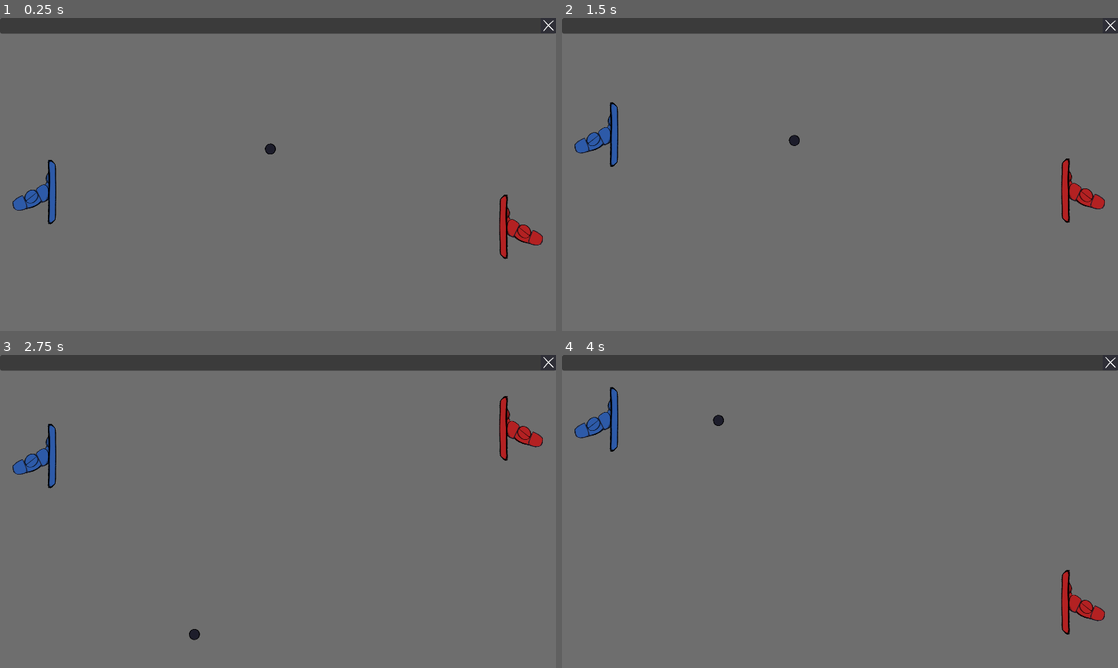
Above: before the commit, frames 1-4 (two rows, left to right).
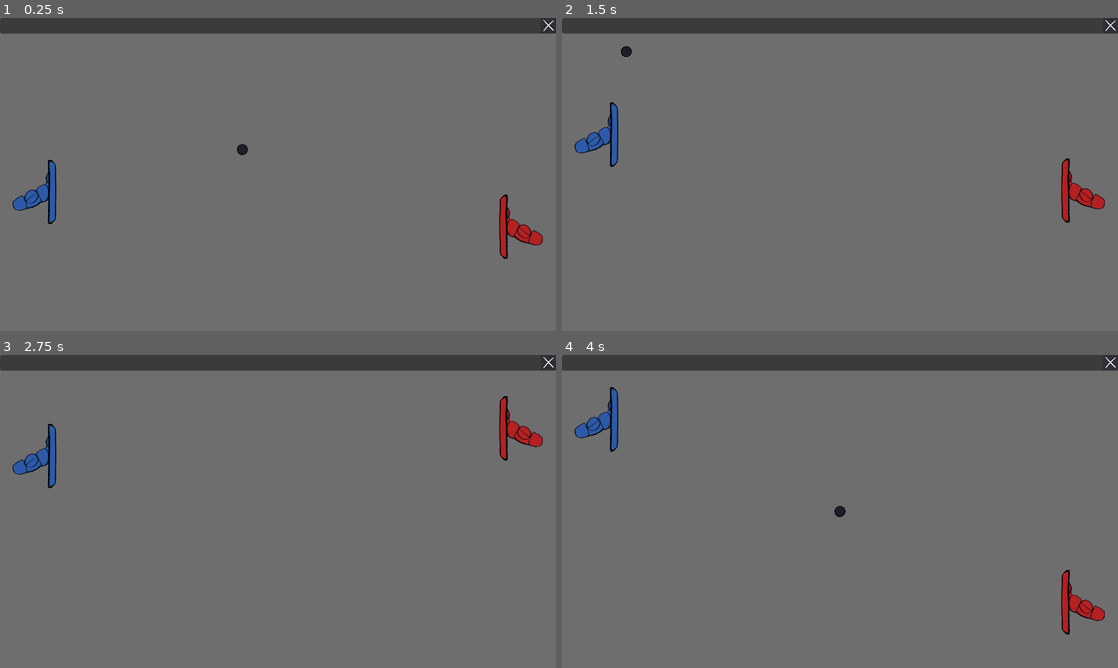
Above: after the commit, the same moments.

Repository: parrotwise/gmtk26-pong
Game: Godot game, scene res://Scenes/game_scene.tscn
The game is run twice, just before and just after one commit, with the same random seed, the same clock (stepped at 60 frames per second) and the same inputs.
Inputs:
- Up to frame 1 (0.25 s): no input
- Up to frame 2 (1.5 s): hold Up (ui_up) 0.53-1.28 s; hold Down (ui_down) from 1.28 s (still down)
- Up to frame 3 (2.75 s): release Down (ui_down) at 2.03 s; hold Up (ui_up) from 2.03 s (still down)
- Up to frame 4 (4 s): release Up (ui_up) at 3.53 s; hold Down (ui_down) from 3.53 s (still down)

The runs differ from the first frame. In frame 1, 0.1% of the frame differs, in the area x 42-50%, y 40-44%; in frame 2, 0.1%; in frame 3, less than 0.1%; in frame 4, 0.1%, in the area x 27-51%, y 19-52%.

Commit message:
Implement various Ball signals, tweak the Ball's initial direction, disable processing on the Ball on scoring and reset after a small delay

Diff:
--- a/Scenes/game_scene.gd
+++ b/Scenes/game_scene.gd
@@ -1 +1,9 @@
 class_name GameScene extends Control
+
+
+func _ready() -> void:
+	# Placeholder: Quietly reset the board so we can keep experimenting
+	GameManager.ball.score.connect(
+		func() -> void:
+			get_tree().create_timer(2).timeout.connect(GameManager.ball.reset)
+	)
--- a/Scripts/ball.gd
+++ b/Scripts/ball.gd
@@ -2,9 +2,21 @@
 extends Area2D
 
 
+signal bounce
+signal bounce_wall
+signal bounce_player
+signal bounce_opponent
+signal score
+signal score_player
+signal score_opponent
+
 @export var speed: float = 250
 @export var pct_speedup_per_bump: int = 2
 
+var position_x_min: float:
+	get: return 0
+var position_x_max: float:
+	get: return get_viewport().size.x
 var position_y_min: float:
 	get: return GameManager.ui.top_bar.size.y
 var position_y_max: float:
@@ -16,9 +28,11 @@
 
 
 func _ready() -> void:
-	direction = RandUtil.randfloat(PI, 3*PI/2)
+	body_entered.connect(_on_body_entered)
 
-	body_entered.connect(_on_body_entered)
+	GameManager.ball = self
+
+	reset()
 
 
 func _physics_process(delta: float) -> void:
@@ -30,8 +44,36 @@
 	if collision_top or collision_bottom:
 		position = Vector2(position.x, clampf(position.y, position_y_min, position_y_max))
 		direction = 2*PI - direction
+		bounce_wall.emit()
+
+	var collision_left: bool = (position.x + collider_radius) <= position_x_min
+	var collision_right: bool = (position.x - collider_radius) >= position_x_max
+
+	if collision_left:
+		set_physics_process(false)
+		score.emit()
+		score_opponent.emit()
+
+	elif collision_right:
+		set_physics_process(false)
+		score.emit()
+		score_player.emit()
 
 
-func _on_body_entered(_body: Node2D):
+func _on_body_entered(body: Node2D) -> void:
+	if body is Player:
+		bounce.emit()
+		bounce_player.emit()
+
+	elif body is Opponent:
+		bounce.emit()
+		bounce_opponent.emit()
+
 	direction = PI - direction
 	speed *= 1 + pct_speedup_per_bump / 100.0
+
+
+func reset() -> void:
+	position = get_viewport().size / 2
+	direction = RandUtil.randfloat(PI * 3/4, PI * 5/4)
+	set_physics_process(true)
--- a/Scripts/game_manager.gd
+++ b/Scripts/game_manager.gd
@@ -2,5 +2,6 @@
 
 
 var ui: GameUI
+var ball: Ball
 var player: Player
 var opponent: Opponent
